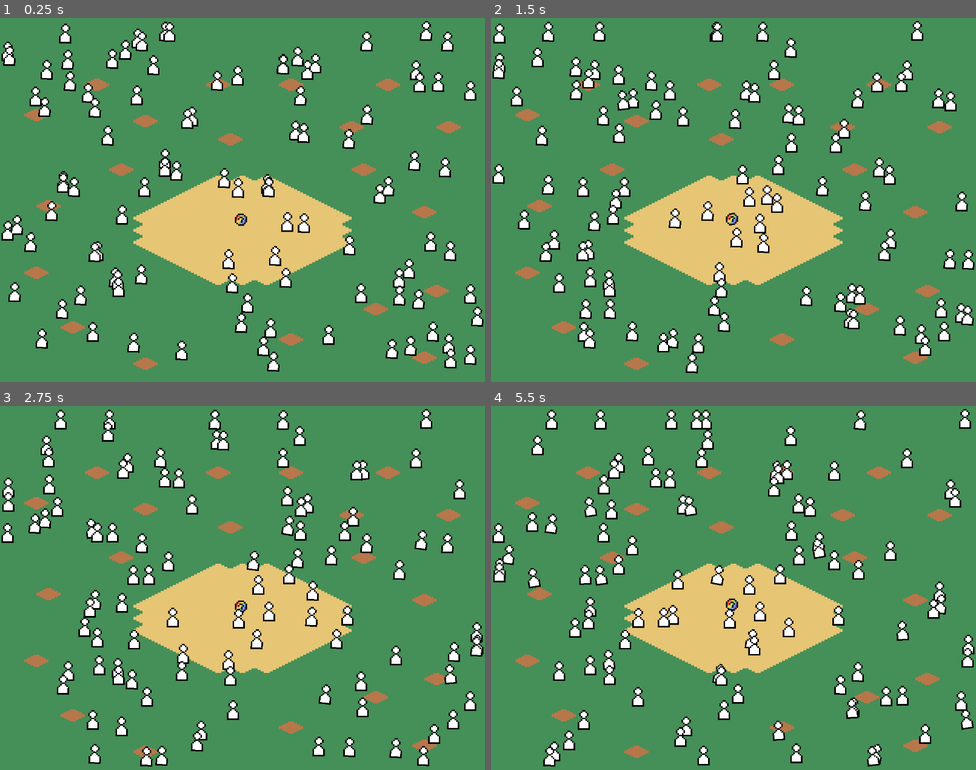
Above: before the commit, frames 1-4 (two rows, left to right).
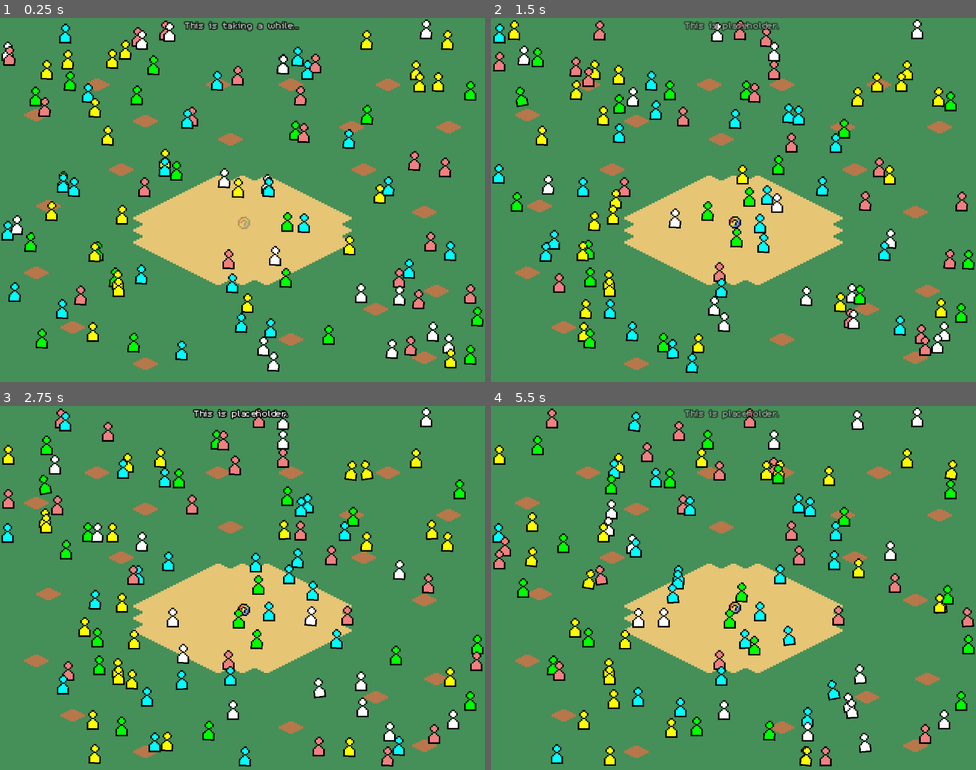
Above: after the commit, the same moments.

Repository: tonasthesecond/plain-sight
Game: Godot game, scene res://levels/field.tscn
The game is run twice, just before and just after one commit, with the same random seed, the same clock (stepped at 60 frames per second) and the same inputs. Before the commit the project has no main scene; this scene is started directly in both runs.
Inputs:
- Up to frame 1 (0.25 s): no input
- Up to frame 2 (1.5 s): tap Q (player1_interact) at 0.6 s; tap . (player2_interact) at 0.8, 1.35 s
- Up to frame 3 (2.75 s): tap Q (player1_interact) at 1.55, 2.1 s; tap . (player2_interact) at 2.3 s
- Up to frame 4 (5.5 s): tap . (player2_interact) at 2.85, 3.8, 4.35, 5.3 s; tap Q (player1_interact) at 3.05, 3.6, 4.55, 5.1 s

The runs differ from the first frame. In frame 1, 5.5% of the frame differs, in the area x 0-100%, y 0-96%; in frame 2, 7.0%; in frame 3, 8.9%; in frame 4, 12%, in the area x 0-100%, y 0-100%.

Commit message:
Pickup Spawning
Added spawns that occasionally spawn pickups.

Diff:
--- a/levels/field.tscn
+++ b/levels/field.tscn
@@ -7,8 +7,12 @@
 [ext_resource type="Script" uid="uid://d4nec1n7leehq" path="res://scripts/ais/variable_wait_time_ai_type.gd" id="5_k881l"]
 [ext_resource type="Script" uid="uid://cvyb5fppybqeo" path="res://scripts/ais/variable_move_time_ai_type.gd" id="6_nxkcx"]
 [ext_resource type="Texture2D" uid="uid://djujw41xltraj" path="res://assets/isometric_forest.png" id="7_hjwot"]
-[ext_resource type="PackedScene" uid="uid://3uwvylfl8q71" path="res://objects/pickups/pickup.tscn" id="8_0lw7e"]
+[ext_resource type="PackedScene" uid="uid://bmrhowg1q8o43" path="res://objects/pickups/pickup_spawn.tscn" id="8_k881l"]
+[ext_resource type="Script" uid="uid://cartteryp2v0n" path="res://scripts/pickups/speed_change_pickup.gd" id="9_elkg1"]
+[ext_resource type="Script" uid="uid://bdmsbku7o6t0t" path="res://scripts/pickups/pickup.gd" id="9_nxkcx"]
 [ext_resource type="PackedScene" uid="uid://g4jiu0ybw782" path="res://ui/death_screen.tscn" id="9_ymjlx"]
+[ext_resource type="Script" uid="uid://c1ty7idsflig7" path="res://ui/death_screen.gd" id="10_lreka"]
+[ext_resource type="PackedScene" uid="uid://dfm3v06c488ce" path="res://ui/messages/message_bar.tscn" id="10_m8hg1"]
 
 [sub_resource type="Resource" id="Resource_2j3ec"]
 script = ExtResource("4_elkg1")
@@ -23,6 +27,10 @@
 script = ExtResource("6_nxkcx")
 time_multiplier = Vector2(0.8, 0.8)
 metadata/_custom_type_script = "uid://cvyb5fppybqeo"
+
+[sub_resource type="Resource" id="Resource_hjwot"]
+script = ExtResource("9_elkg1")
+metadata/_custom_type_script = "uid://cartteryp2v0n"
 
 [sub_resource type="WorldBoundaryShape2D" id="WorldBoundaryShape2D_ybf63"]
 normal = Vector2(1, 0)
@@ -52,27 +60,29 @@
 [node name="Background" type="Sprite2D" parent="Textures"]
 texture = ExtResource("7_hjwot")
 centered = false
+metadata/_edit_lock_ = true
 
 [node name="Characters" type="Node2D" parent="."]
 y_sort_enabled = true
 
 [node name="AIOverrideAreas" type="Node" parent="."]
 
-[node name="Pickups" type="Node2D" parent="."]
+[node name="PickupSpawns" type="Node2D" parent="."]
 y_sort_enabled = true
 
-[node name="Pickup" parent="Pickups" instance=ExtResource("8_0lw7e")]
-position = Vector2(159, 134)
+[node name="PickupSpawn" parent="PickupSpawns" instance=ExtResource("8_k881l")]
+position = Vector2(161, 136)
+possible_spawns = Array[ExtResource("9_nxkcx")]([SubResource("Resource_hjwot")])
 
 [node name="Collisions" type="StaticBody2D" parent="."]
 collision_layer = 2
 collision_mask = 0
+metadata/_edit_lock_ = true
 
 [node name="WorldBorders" type="CollisionShape2D" parent="Collisions"]
 shape = SubResource("WorldBoundaryShape2D_ybf63")
 
 [node name="WorldBorders2" type="CollisionShape2D" parent="Collisions"]
-position = Vector2(0, 1)
 shape = SubResource("WorldBoundaryShape2D_r5kv4")
 
 [node name="WorldBorders3" type="CollisionShape2D" parent="Collisions"]
@@ -83,9 +93,13 @@
 position = Vector2(320, 240)
 shape = SubResource("WorldBoundaryShape2D_u3sj2")
 
-[node name="CollisionPolygon2D" type="CollisionPolygon2D" parent="Collisions"]
-
 [node name="UI" type="CanvasLayer" parent="."]
 
 [node name="DeathScreen" parent="UI" instance=ExtResource("9_ymjlx")]
 visible = false
+script = ExtResource("10_lreka")
+metadata/_edit_lock_ = true
+
+[node name="MessageBar" parent="UI" instance=ExtResource("10_m8hg1")]
+queue = Array[String](["This is placeholder.", "Hey, this is still me!", "I'm still here!"])
+metadata/_edit_lock_ = true
--- a/levels/level.gd
+++ b/levels/level.gd
@@ -1,2 +1,5 @@
 class_name Level
 extends Node2D
+
+func _ready() -> void:
+    add_to_group("level")
--- a/objects/bystander.gd
+++ b/objects/bystander.gd
@@ -47,6 +47,8 @@
         ]
         )
 
+    animation_component.modulate = Utils.get_random_predefined_color()
+
     move_timer.timeout.connect(func(): idle_timer.start(ai_type.get_movement_package().idle_time))
     idle_timer.timeout.connect(func(): move_timer.start(ai_type.get_movement_package().move_time))
     move_timer.start(Settings.AI_WALK_TIME_BOUNDS.y * randf_range(0.0, 2.0))
@@ -59,7 +61,7 @@
         move_timer,
         )
 
-func _on_damage_area_component_damaged() -> void:
+func _on_damage_area_component_damaged(_damager: Node2D) -> void:
     set_physics_process(false)
 
     animation_component.stop_animation()
--- a/objects/bystander.tscn
+++ b/objects/bystander.tscn
@@ -42,6 +42,7 @@
 sprite_frames = SubResource("SpriteFrames_w3xn0")
 
 [node name="DamageAreaComponent" parent="." instance=ExtResource("6_j1jkn")]
+visible = true
 
 [node name="MoveTimer" type="Timer" parent="."]
 one_shot = true
@@ -50,3 +51,5 @@
 one_shot = true
 
 [connection signal="damaged" from="DamageAreaComponent" to="." method="_on_damage_area_component_damaged"]
+
+[editable path="AnimationComponent"]
--- a/objects/components/damage_area_component.gd
+++ b/objects/components/damage_area_component.gd
@@ -1,7 +1,7 @@
-extends Area2D
 class_name DamageAreaComponent
+extends StaticBody2D
 
-signal damaged
+signal damaged(damager: Node)
 
-func _on_body_entered(_body: Node2D) -> void:
-    damaged.emit()
+func damage(damager: Node) -> void:
+    damaged.emit(damager)
--- a/objects/components/damage_area_component.tscn
+++ b/objects/components/damage_area_component.tscn
@@ -6,14 +6,14 @@
 radius = 5.0
 height = 14.0
 
-[node name="DamageAreaComponent" type="Area2D"]
+[node name="DamageAreaComponent" type="StaticBody2D"]
 visible = false
 collision_layer = 4
 collision_mask = 4
+input_pickable = true
 script = ExtResource("1_c8soy")
+metadata/_custom_type_script = "uid://b8tbki7eaxf68"
 
 [node name="CollisionShape2D" type="CollisionShape2D" parent="."]
 shape = SubResource("CapsuleShape2D_vslo8")
 debug_color = Color(0.970427, 0.161357, 0.15484, 0.42)
-
-[connection signal="body_entered" from="." to="." method="_on_body_entered"]
--- a/objects/pickups/pickup.tscn
+++ /dev/null
@@ -1,36 +0,0 @@
-[gd_scene load_steps=6 format=3 uid="uid://3uwvylfl8q71"]
-
-[ext_resource type="Script" uid="uid://420x8g51ny2r" path="res://objects/pickups/pickup_object.gd" id="1_wyobh"]
-[ext_resource type="PackedScene" uid="uid://stcqnyvhg6jt" path="res://objects/components/animation_component.tscn" id="2_37v0h"]
-[ext_resource type="Texture2D" uid="uid://ic1ebsdlu2rl" path="res://assets/pickup_questionmark.png" id="3_scjrl"]
-
-[sub_resource type="SpriteFrames" id="SpriteFrames_aumkm"]
-animations = [{
-"frames": [{
-"duration": 1.0,
-"texture": ExtResource("3_scjrl")
-}],
-"loop": true,
-"name": &"default",
-"speed": 5.0
-}]
-
-[sub_resource type="CircleShape2D" id="CircleShape2D_u3l20"]
-radius = 16.0
-
-[node name="Pickup" type="Node2D"]
-script = ExtResource("1_wyobh")
-
-[node name="AnimationComponent" parent="." instance=ExtResource("2_37v0h")]
-sprite_frames = SubResource("SpriteFrames_aumkm")
-frame_progress = 0.356878
-
-[node name="PickupArea" type="Area2D" parent="AnimationComponent"]
-rotation = -0.0141855
-collision_layer = 32
-
-[node name="CollisionShape2D" type="CollisionShape2D" parent="AnimationComponent/PickupArea"]
-shape = SubResource("CircleShape2D_u3l20")
-debug_color = Color(0.869952, 0.000505758, 0.850214, 0.42)
-
-[editable path="AnimationComponent"]
--- a/objects/pickups/pickup_object.gd
+++ b/objects/pickups/pickup_object.gd
@@ -1,25 +1,35 @@
+class_name PickupObject
 extends Node2D
+
+signal interacted
 
 @export var pickup: Pickup
 
-@onready var animation_component: AnimationComponent = $AnimationComponent
+@onready var animation: AnimationComponent = $AnimationComponent
+@onready var damage_area: DamageAreaComponent = $DamageAreaComponent
 @onready var pickup_area: Area2D = $AnimationComponent/PickupArea
 
+const FADE_IN_RATE: float = 1 # Opacity change per second
+
 func _ready() -> void:
-    animation_component.play_animation("float")
+    animation.play_animation("float")
+    damage_area.damaged.connect(on_interacted)
 
-func _unhandled_input(event: InputEvent) -> void:
+    modulate.a = 0
+    get_tree().create_tween().tween_property(
+        self, "modulate:a",
+        1,
+        1 / FADE_IN_RATE
+        )
 
+func _unhandled_input(_event: InputEvent) -> void:
     # Get all colliding players
     var colliding_players: Array
     for colliding_objects in Utils.get_colliders_from_object(pickup_area):
         colliding_players.append(colliding_objects["collider"])
 
-    # Check input and trigger pick up function
-    if colliding_players:
-        if event.is_action("player1_interact") and Refs.player1 in colliding_players:
-            pickup.pick_up(Refs.player1)
-            queue_free()
-        elif event.is_action("player2_interact") and Refs.player2 in colliding_players:
-            pickup.pick_up(Refs.player2)
-            queue_free()
+func on_interacted(interactor: Node2D) -> void:
+    if interactor is Player:
+        interacted.emit()
+        pickup.pick_up(interactor)
+        queue_free()
--- /dev/null
+++ b/objects/pickups/pickup_object.tscn
@@ -0,0 +1,46 @@
+[gd_scene load_steps=8 format=3 uid="uid://e5nie8wuhhuy"]
+
+[ext_resource type="Script" uid="uid://420x8g51ny2r" path="res://objects/pickups/pickup_object.gd" id="1_u5cw6"]
+[ext_resource type="PackedScene" uid="uid://stcqnyvhg6jt" path="res://objects/components/animation_component.tscn" id="2_lcbsu"]
+[ext_resource type="Texture2D" uid="uid://ic1ebsdlu2rl" path="res://assets/pickup_questionmark.png" id="3_7fn83"]
+[ext_resource type="PackedScene" uid="uid://cj7yt7xxwc7uc" path="res://objects/components/damage_area_component.tscn" id="4_lcbsu"]
+
+[sub_resource type="SpriteFrames" id="SpriteFrames_aumkm"]
+animations = [{
+"frames": [{
+"duration": 1.0,
+"texture": ExtResource("3_7fn83")
+}],
+"loop": true,
+"name": &"default",
+"speed": 5.0
+}]
+
+[sub_resource type="CircleShape2D" id="CircleShape2D_u3l20"]
+radius = 16.0
+
+[sub_resource type="CircleShape2D" id="CircleShape2D_lcbsu"]
+
+[node name="PickupObject" type="Node2D"]
+script = ExtResource("1_u5cw6")
+metadata/_custom_type_script = "uid://420x8g51ny2r"
+
+[node name="AnimationComponent" parent="." instance=ExtResource("2_lcbsu")]
+sprite_frames = SubResource("SpriteFrames_aumkm")
+frame_progress = 0.356878
+
+[node name="PickupArea" type="Area2D" parent="AnimationComponent"]
+rotation = -0.0141855
+collision_layer = 32
+
+[node name="CollisionShape2D" type="CollisionShape2D" parent="AnimationComponent/PickupArea"]
+visible = false
+shape = SubResource("CircleShape2D_u3l20")
+debug_color = Color(0.869952, 0.000505758, 0.850214, 0.42)
+
+[node name="DamageAreaComponent" parent="." instance=ExtResource("4_lcbsu")]
+
+[node name="CollisionShape2D" parent="DamageAreaComponent" index="0"]
+shape = SubResource("CircleShape2D_lcbsu")
+
+[editable path="DamageAreaComponent"]
--- /dev/null
+++ b/objects/pickups/pickup_spawn.gd
@@ -0,0 +1,22 @@
+class_name PickupSpawn
+extends Node2D
+## A position where pickups spawn periodically.
+
+@export var spawn_interval := Vector2(5.0, 10.0)
+@export var possible_spawns: Array[Pickup]
+
+@onready var spawn_timer: Timer = $SpawnTimer
+
+var pickup_object_scene: PackedScene = preload("uid://e5nie8wuhhuy")
+var spawned_pickup: PickupObject
+
+func _process(_delta: float) -> void:
+    if spawned_pickup: return
+    if not spawn_timer.is_stopped(): return
+
+    spawned_pickup = pickup_object_scene.instantiate() as PickupObject
+    spawned_pickup.pickup = Utils.select_random_item(possible_spawns) as Pickup
+    spawned_pickup.interacted.connect(
+        spawn_timer.start.bind(Utils.get_random_float_from_range(spawn_interval))
+        )
+    add_child(spawned_pickup)
--- /dev/null
+++ b/objects/pickups/pickup_spawn.tscn
@@ -0,0 +1,9 @@
+[gd_scene load_steps=2 format=3 uid="uid://bmrhowg1q8o43"]
+
+[ext_resource type="Script" uid="uid://d848rdflm8qi" path="res://objects/pickups/pickup_spawn.gd" id="1_q83sg"]
+
+[node name="PickupSpawn" type="Node2D"]
+script = ExtResource("1_q83sg")
+
+[node name="SpawnTimer" type="Timer" parent="."]
+one_shot = true
--- a/objects/player.gd
+++ b/objects/player.gd
@@ -15,7 +15,6 @@
 
 func _ready() -> void:
     state_machine = StateMachine.new()
-
     move_state = MoveState.new(Settings.WALK_SPEED, PlayerInputMovementProvider.new(player_id))
 
     var anim_move_state = AnimatedState.new(
@@ -40,6 +39,8 @@
         ]
     )
 
+    animation_component.modulate = Utils.get_random_predefined_color()
+
 func _physics_process(delta: float) -> void:
     state_machine.physics_process(delta)
 
@@ -54,6 +55,6 @@
         weapon_instance.rotation = previous_direction.angle()
         add_child(weapon_instance)
 
-func _on_damage_area_component_damaged() -> void:
+func _on_damage_area_component_damaged(_damager: Node2D) -> void:
     print(player_id + " died")
     died.emit()
--- a/objects/weapon.gd
+++ b/objects/weapon.gd
@@ -1,9 +1,8 @@
+class_name Weapon
 extends Area2D
-class_name Weapon
 
 @onready var animation_component: AnimationComponent = $AnimationComponent
 @onready var collision_shape: CollisionShape2D = $CollisionShape2D
-
 
 func _ready() -> void:
     animation_component.play_animation("attack")
@@ -11,9 +10,10 @@
         func():
             # Damage closest damageable object
             await get_tree().physics_frame
-            var closest_damage_area: Area2D = get_closest_area(get_overlapping_areas())
+
+            var closest_damage_area: DamageAreaComponent = get_closest_damage_component(get_overlapping_bodies())
             if closest_damage_area is DamageAreaComponent:
-                closest_damage_area.damaged.emit()
+                closest_damage_area.damage(get_parent())
 
             get_tree().create_tween().tween_property(
                 self,
@@ -23,16 +23,16 @@
                 ).finished.connect(queue_free)
     )
 
-func get_closest_area(areas: Array[Area2D]) -> Area2D:
-    if areas.size() == 0: return null
+func get_closest_damage_component(bodies: Array[Node2D]) -> DamageAreaComponent:
+    if bodies.size() == 0: return null
 
-    var closest_area: Area2D = areas[0]
-    var closest_distance: float = areas[0].global_position.distance_to(global_position)
+    var closest_body: Node2D = bodies[0]
+    var closest_distance: float = bodies[0].global_position.distance_to(global_position)
 
-    for area in areas:
-        var distance: float = area.global_position.distance_to(global_position)
+    for body in bodies:
+        var distance: float = body.global_position.distance_to(global_position)
         if distance < closest_distance:
             closest_distance = distance
-            closest_area = area
+            closest_body = body
 
-    return closest_area
+    return closest_body
--- a/project.godot
+++ b/project.godot
@@ -11,10 +11,10 @@
 [application]
 
 config/name="Plain Sight"
-run/main_scene="res://locations/room.tscn"
+run/main_scene="uid://t0u8aq8n3xem"
 config/features=PackedStringArray("4.5", "Forward Plus")
 run/max_fps=60
-config/icon="res://icon.svg"
+config/icon="uid://ic1ebsdlu2rl"
 
 [autoload]
 
--- a/scripts/globals/references.gd
+++ b/scripts/globals/references.gd
@@ -1,7 +1,9 @@
 extends Node
 
+var level_node: Level
 var player1: Player
 var player2: Player
+var message_bar: MessageBar
 
 func _ready() -> void:
     await get_tree().process_frame
@@ -10,3 +12,7 @@
             player1 = player
         else:
             player2 = player
+
+    level_node = get_tree().get_first_node_in_group("level")
+    if not level_node: return
+    message_bar = level_node.get_node("UI/MessageBar")
--- a/scripts/globals/settings.gd
+++ b/scripts/globals/settings.gd
@@ -3,3 +3,11 @@
 const WALK_SPEED: float = 30.0
 const AI_WALK_TIME_BOUNDS := Vector2(1.0, 2.0)
 const AI_WAIT_TIME_BOUNDS := Vector2(4.0, 6.0)
+
+const PREDEFINED_COLORS: Array[Color] = [
+    Color.LIGHT_CORAL, Color.CYAN, Color.LIME, Color.YELLOW,
+    Color.WHITE
+]
+
+var PLAYER_WALK_SPEED: Array[float] = [WALK_SPEED, WALK_SPEED]
+var WEAPON_DRAW_SPEED: Array[float] = [1.0, 1.0]
--- a/scripts/globals/utilities.gd
+++ b/scripts/globals/utilities.gd
@@ -15,7 +15,7 @@
 func get_random_color() -> Color:
     return Color(randf(), randf(), randf(), 1.0)
 
-func select_random_item(items: Array, weights: Array = []) -> Object:
+func select_random_item(items: Array, weights: Array = []) -> Variant:
     if weights.size() == 0:
         return items[randi() % items.size()]
 
@@ -44,3 +44,6 @@
 
 func standard_lerp(start: Variant, end: Variant, smoothing: float, delta: float) -> Variant:
     return lerp(start, end, 1 - exp(-smoothing * delta)) # This is framerate independent
+
+func get_random_predefined_color() -> Color:
+    return select_random_item(Settings.PREDEFINED_COLORS)
--- a/scripts/pickups/pickup.gd
+++ b/scripts/pickups/pickup.gd
@@ -1,4 +1,7 @@
 @abstract class_name Pickup
 extends Resource
 
+var name: String
+
+@abstract func _init() -> void
 @abstract func pick_up(_player: Player) -> void
--- a/scripts/pickups/speed_change_pickup.gd
+++ b/scripts/pickups/speed_change_pickup.gd
@@ -1,7 +1,11 @@
-class_name IncreaseSpeedSpeed
+class_name IncreaseSpeedPickup
 extends Pickup
 
 @export var speed_multiplier: float = 2
 
+func _init(_speed_multiplier: float = speed_multiplier) -> void:
+    name = "Speed Increase"
+    speed_multiplier = _speed_multiplier
+
 func pick_up(player: Player) -> void:
-    player.move_state.SPEED *= speed_multiplier
+    player.move_state.speed *= speed_multiplier
--- /dev/null
+++ b/ui/death_screen.gd
@@ -0,0 +1,17 @@
+extends Control
+
+func _ready() -> void:
+    await get_tree().process_frame
+    Refs.player1.died.connect(
+        func():
+            show()
+            print("player 2 wins")
+            $AnimationPlayer.play("stab")
+            )
+
+    Refs.player2.died.connect(
+        func():
+            show()
+            print("player 1 wins")
+            $AnimationPlayer.play("stab")
+            )
--- a/ui/news/message_bar.gd
+++ b/ui/messages/message_bar.gd
@@ -4,11 +4,11 @@
 @onready var label: Label = $Label
 @onready var idle_timer: Timer = $IdleTimer
 
-const OPACITY_CHANGE_RATE: float = 0.5 # Opacity change per second
-const IDLE_TIME: float = 2
+const OPACITY_CHANGE_RATE: float = 1 # Opacity change per second
+const IDLE_TIME: float = 3
 
-var queue: Array[String] = ["Hello it's me!", "Hey, this is still me!", "I'm still here!"]
-var priority_queue: Array[String] = ["Urgent message!"]
+@export var queue: Array[String] = []
+@export var priority_queue: Array[String] = []
 
 var opacity_tween: Tween
 
@@ -28,7 +28,7 @@
 func queue_priority_message(message: String) -> void:
     priority_queue.push_back(message)
 
-func show_message(message: String) -> void:
+func show_message(message: String, priority: bool = false) -> void:
     # Hide current text
     if label.modulate.a > 0:
         opacity_tween = create_tween()
@@ -41,6 +41,13 @@
 
     # Change and show new text
     label.text = message
+
+    if priority:
+        label.modulate = Color.RED
+    else:
+        label.modulate = Color.WHITE
+    label.modulate.a = 0
+
     opacity_tween = create_tween()
     opacity_tween.tween_property(
         label, "modulate:a",
--- a/ui/news/news_bar.tscn
+++ b/ui/messages/message_bar.tscn
@@ -1,6 +1,6 @@
 [gd_scene load_steps=4 format=3 uid="uid://dfm3v06c488ce"]
 
-[ext_resource type="Script" uid="uid://do5qblukeoc1p" path="res://ui/news/message_bar.gd" id="1_g6uww"]
+[ext_resource type="Script" uid="uid://do5qblukeoc1p" path="res://ui/messages/message_bar.gd" id="1_g6uww"]
 [ext_resource type="Theme" uid="uid://bmwwt5866dqt0" path="res://ui/main_theme.tres" id="1_ln0bj"]
 
 [sub_resource type="LabelSettings" id="LabelSettings_ln0bj"]
Not shown: 1 places in levels/field.tscn that only renumber resources
Not shown, added: objects/pickups/pickup_spawn.gd.uid
Not shown, added: ui/death_screen.gd.uid
Renamed: ui/news/message_bar.gd.uid -> ui/messages/message_bar.gd.uid
